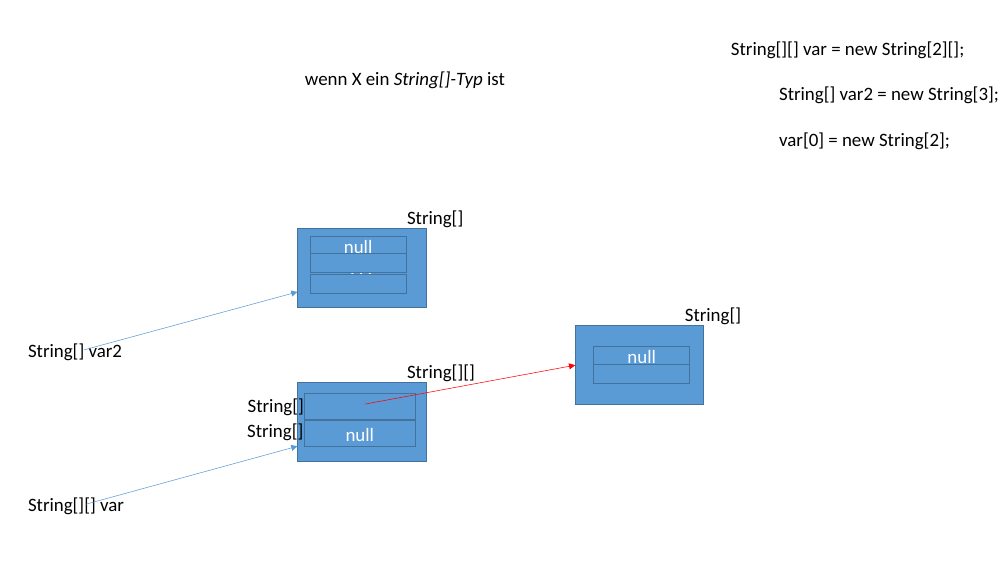
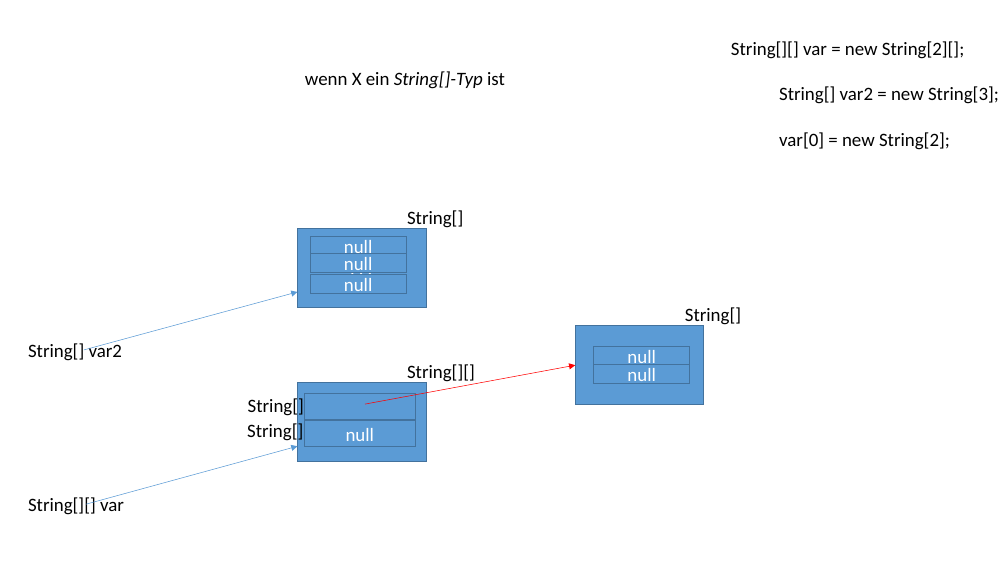
Before and after one commit to ccjavadozent/oca_162982, a slide deck: slide 6 of Diagramme/Arrays Mehrdim Extra.pptx. Drawn at 1008x567 pixels with LibreOffice and Linux fonts; fonts in the diff are those of the drawing. Boxes give left, top, right and bottom in pixels: in the first picture for what was removed or moved away, otherwise in the second. Text is boxed around its words. In the diff, an @@ line names an element or a change of style, - is before the commit and + after.

```diff
--- a/Diagramme/Arrays Mehrdim Extra.pptx
+++ b/Diagramme/Arrays Mehrdim Extra.pptx
@@ text in rectangle at (x1=344, y1=257, x2=372, y2=275): text added @@
+null
@@ text in rectangle at (x1=344, y1=278, x2=372, y2=294): text added @@
+null
@@ text in rectangle at (x1=627, y1=368, x2=655, y2=384): text added @@
+null
```
Also in this commit, not shown: 2 other files.
